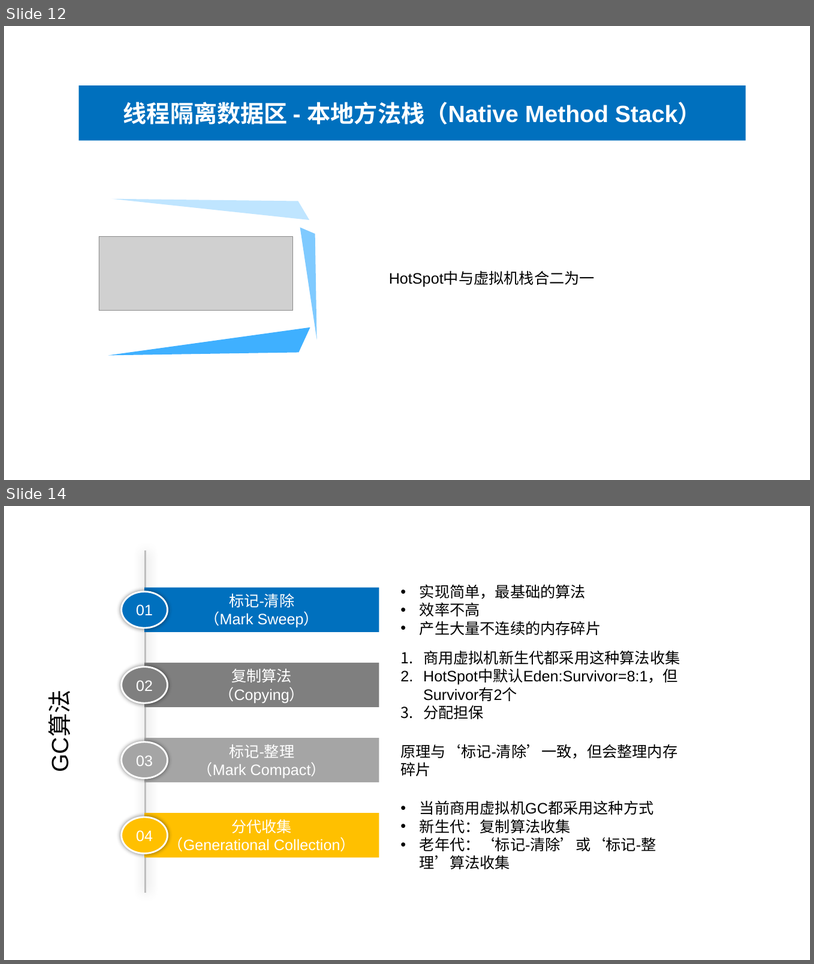
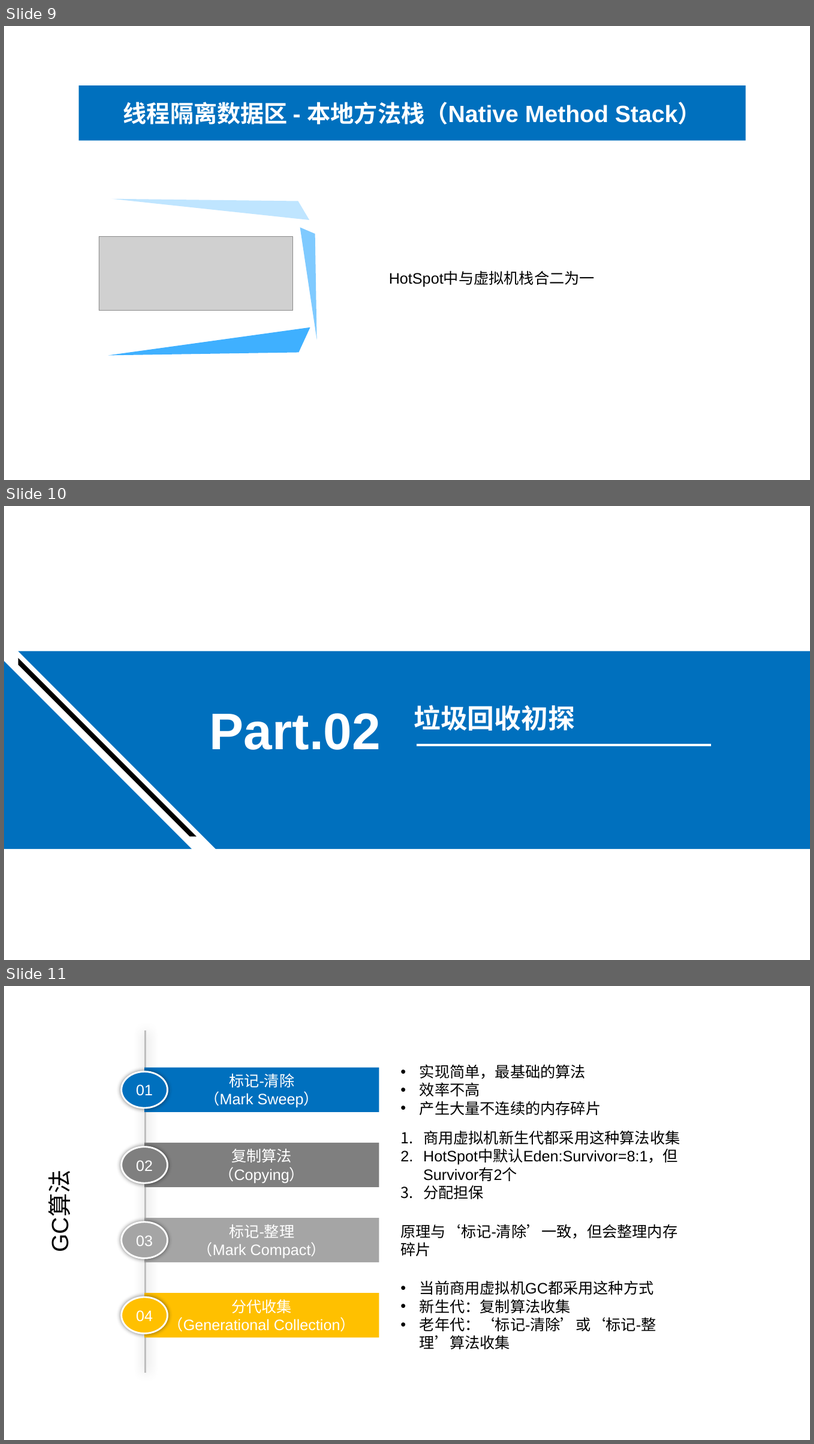
Before and after one commit to frinder6/my.doc, a slide deck: 深入理解Java虚拟机.pptx. Shown one above the other, each under a label of ours: slides 12 and 14 before the commit, slides 9, 10 and 11 after it; the slides between them are not shown. The pictures are 814x964 and 814x1444 pixels, drawn with LibreOffice and Linux fonts; fonts in the diff are those of the drawing; grey boxes stand for pictures. Boxes give left, top, right and bottom in pixels: in the first picture for what was removed or moved away, otherwise in the second. Text is boxed around its words. In the diff, an @@ line names an element or a change of style, - is before the commit and + after.

```diff
--- a/深入理解Java虚拟机.pptx
+++ b/深入理解Java虚拟机.pptx
@@ slide 10 added at <box>4,506,810,960</box>, background #FFFFFF @@
@@ text added at <box>210,713,381,750</box>, 61.2 pt, text #FFFFFF, bold @@
+Part.02
@@ title added at <box>414,705,575,730</box>, 32 pt, text #FFFFFF, bold @@
+垃圾回收初探
@@ group added at <box>4,651,810,849</box>: 2 freeform shapes, 1 right triangle, 1 line @@
@@ what was slide 12 is now slide 9 @@
@@ what was slide 14 is now slide 11 @@
```
Also in this commit, not shown: 1 slide changed, 7 other slides added, 7 slides removed, 1 other file.
